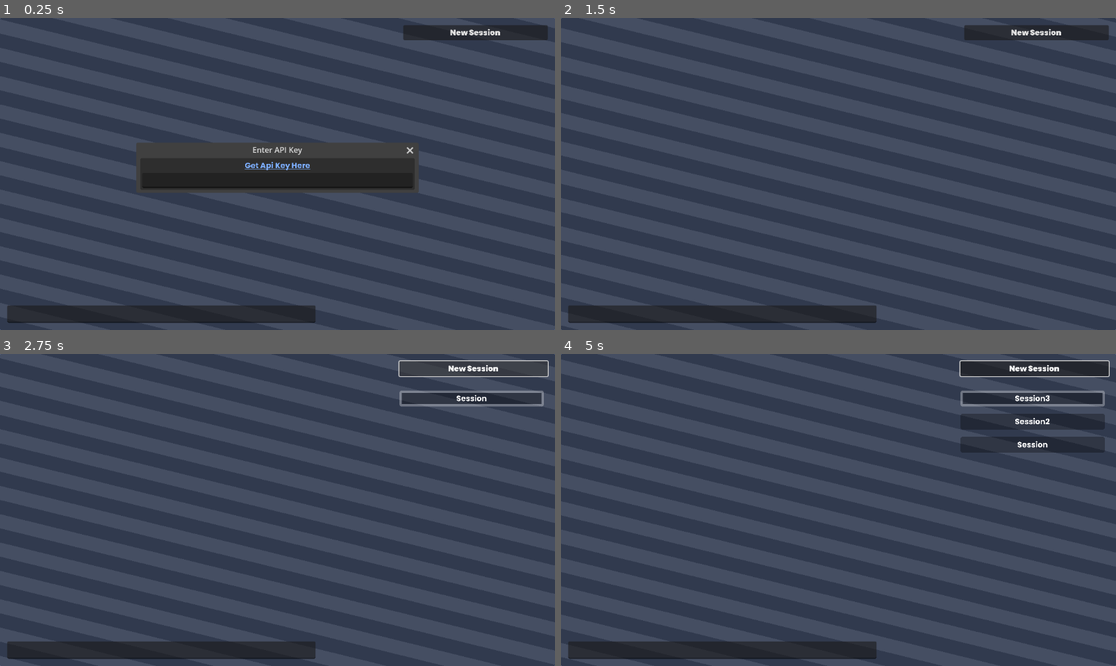
Above: before the commit, frames 1-4 (two rows, left to right).
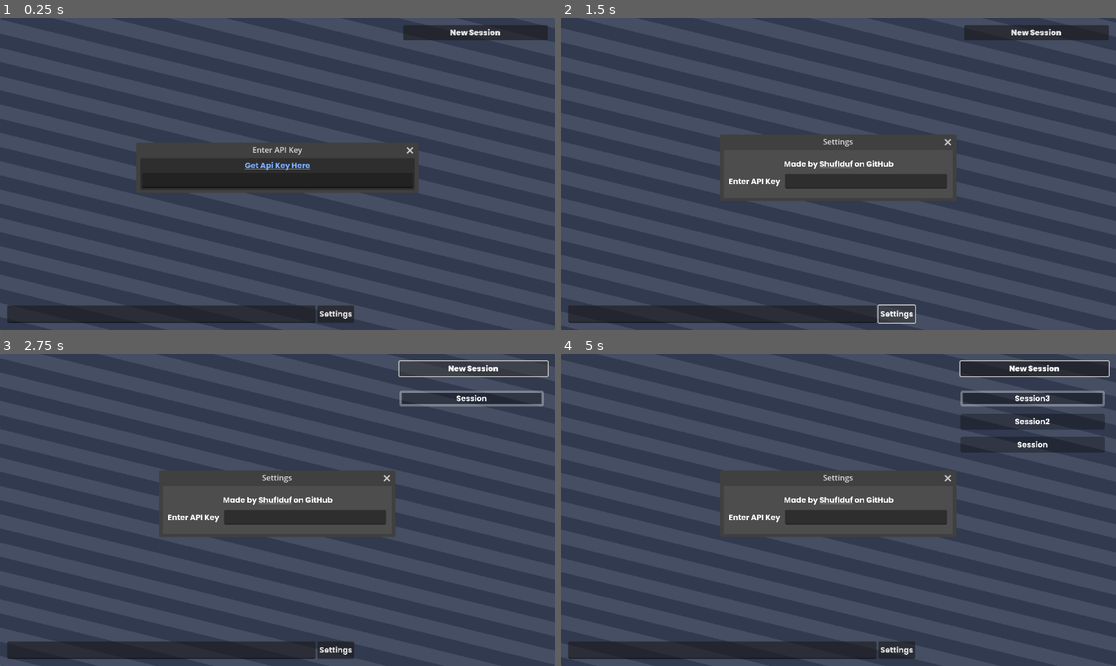
Above: after the commit, the same moments.

Repository: Shuflduf/Gemini-Chatbot
Game: Godot game, scene res://scenes/main.tscn
Two runs of this game, one before a commit and one after it. Both use one fixed random seed, a clock stepped at 60 frames per second and the inputs below. Before the commit the project starts from res://main.tscn.
Inputs (mouse positions are in pixels of both pictures, inside the frame that each line leads up to):
- Up to frame 1 (0.25 s): no input
- Up to frame 2 (1.5 s): click (838, 180) at 0.52 s; type "12" at 0.6 s; click (899, 314) at 1.25 s, where only the run after the commit has a clickable "Settings"
- Up to frame 3 (2.75 s): click "New Session" at 2 s
- Up to frame 4 (5 s): click "New Session" at 2.75 s; click "New Session" at 3.5 s; move the mouse to (1032, 397) at 4.27 s; click (1032, 397) at 4.42 s

The runs differ from the first frame. In frame 1, 0.3% of the frame differs, in the area x 57-64%, y 92-98%; in frame 2, 5.6%; in frame 3, 5.6%; in frame 4, 5.8%, in the area x 28-72%, y 37-98%.

Commit message:
file organization and settings

Diff:
--- a/project.godot
+++ b/project.godot
@@ -12,7 +12,7 @@
 
 config/name="Gemini-chatbot"
 config/version="1.0.0"
-run/main_scene="res://main.tscn"
+run/main_scene="res://scenes/main.tscn"
 config/use_custom_user_dir=true
 config/custom_user_dir_name="GeminiChatbot"
 config/features=PackedStringArray("4.2", "GL Compatibility")
--- a/save.json
+++ /dev/null
@@ -1,39 +0,0 @@
-{
-  "candidates": [
-	{
-	  "content": {
-		"parts": [
-		  {
-			"text": "Hello! How can I help you today? \n"
-		  }
-		],
-		"role": "model"
-	  },
-	  "finishReason": "STOP",
-	  "index": 0,
-	  "safetyRatings": [
-		{
-		  "category": "HARM_CATEGORY_SEXUALLY_EXPLICIT",
-		  "probability": "NEGLIGIBLE"
-		},
-		{
-		  "category": "HARM_CATEGORY_HATE_SPEECH",
-		  "probability": "NEGLIGIBLE"
-		},
-		{
-		  "category": "HARM_CATEGORY_HARASSMENT",
-		  "probability": "NEGLIGIBLE"
-		},
-		{
-		  "category": "HARM_CATEGORY_DANGEROUS_CONTENT",
-		  "probability": "NEGLIGIBLE"
-		}
-	  ]
-	}
-  ],
-  "usageMetadata": {
-	"promptTokenCount": 24,
-	"candidatesTokenCount": 10,
-	"totalTokenCount": 34
-  }
-}
--- a/main.tscn
+++ b/scenes/main.tscn
@@ -1,13 +1,13 @@
 [gd_scene load_steps=12 format=3 uid="uid://rdkn0t7jppmy"]
 
-[ext_resource type="Script" path="res://main.gd" id="1_w5wk0"]
-[ext_resource type="Script" path="res://secrets.gd" id="2_2qk1t"]
-[ext_resource type="PackedScene" uid="uid://biydpo1sbys8r" path="res://message.tscn" id="3_4a3wp"]
+[ext_resource type="Script" path="res://scripts/main.gd" id="1_w5wk0"]
+[ext_resource type="Script" path="res://scripts/secrets.gd" id="2_2qk1t"]
+[ext_resource type="PackedScene" uid="uid://biydpo1sbys8r" path="res://scenes/message.tscn" id="3_4a3wp"]
 [ext_resource type="FontFile" uid="uid://dr4ky20okhwgl" path="res://assets/fonts/Normal.ttf" id="4_m0urx"]
-[ext_resource type="PackedScene" uid="uid://b0srqe8c5pob6" path="res://session.tscn" id="4_qolas"]
-[ext_resource type="Script" path="res://MDtoBB.gd" id="4_utbt8"]
+[ext_resource type="PackedScene" uid="uid://b0srqe8c5pob6" path="res://scenes/session.tscn" id="4_qolas"]
+[ext_resource type="Script" path="res://scripts/MDtoBB.gd" id="4_utbt8"]
 [ext_resource type="FontFile" uid="uid://ckwie38c0g5xw" path="res://assets/fonts/Bold.ttf" id="7_t2few"]
-[ext_resource type="Shader" path="res://main.gdshader" id="8_06orj"]
+[ext_resource type="Shader" path="res://scenes/main.gdshader" id="8_06orj"]
 
 [sub_resource type="Resource" id="Resource_wju3u"]
 script = ExtResource("2_2qk1t")
@@ -61,8 +61,8 @@
 anchor_bottom = 1.0
 offset_left = 4.0
 offset_top = 4.0
-offset_right = 566.0
-offset_bottom = 62.0
+offset_right = -4.0
+offset_bottom = -4.0
 grow_horizontal = 2
 grow_vertical = 2
 
@@ -122,7 +122,10 @@
 theme_override_constants/separation = 15
 alignment = 2
 
-[node name="LineEdit" type="LineEdit" parent="Control/MainBody/VBoxContainer"]
+[node name="HBoxContainer" type="HBoxContainer" parent="Control/MainBody/VBoxContainer"]
+layout_mode = 2
+
+[node name="LineEdit" type="LineEdit" parent="Control/MainBody/VBoxContainer/HBoxContainer"]
 unique_name_in_owner = true
 custom_minimum_size = Vector2(640, 0)
 layout_mode = 2
@@ -130,6 +133,11 @@
 size_flags_vertical = 8
 theme_override_fonts/font = ExtResource("4_m0urx")
 theme_override_font_sizes/font_size = 20
+
+[node name="OpenSettings" type="Button" parent="Control/MainBody/VBoxContainer/HBoxContainer"]
+layout_mode = 2
+theme_override_fonts/font = ExtResource("4_m0urx")
+text = "Settings"
 
 [node name="MarginContainer" type="MarginContainer" parent="Control"]
 layout_mode = 2
@@ -161,6 +169,47 @@
 [node name="Session" parent="Control/MarginContainer/VBoxContainer/ScrollContainer/Sessions" instance=ExtResource("4_qolas")]
 layout_mode = 2
 
+[node name="Info" type="Window" parent="Control"]
+title = "Settings"
+initial_position = 1
+size = Vector2i(475, 100)
+visible = false
+
+[node name="VBoxContainer" type="VBoxContainer" parent="Control/Info"]
+anchors_preset = 15
+anchor_right = 1.0
+anchor_bottom = 1.0
+grow_horizontal = 2
+grow_vertical = 2
+theme_override_constants/separation = 10
+alignment = 1
+
+[node name="RichTextLabel" type="RichTextLabel" parent="Control/Info/VBoxContainer"]
+layout_mode = 2
+size_flags_vertical = 4
+theme_override_fonts/normal_font = ExtResource("4_m0urx")
+bbcode_enabled = true
+text = "[center] Made by [url=https://github.com/Shuflduf/Gemini-Chatbot]Shuflduf[/url] on GitHub[/center]"
+fit_content = true
+
+[node name="HBoxContainer" type="HBoxContainer" parent="Control/Info/VBoxContainer"]
+layout_mode = 2
+size_flags_vertical = 4
+alignment = 1
+
+[node name="Label" type="Label" parent="Control/Info/VBoxContainer/HBoxContainer"]
+layout_mode = 2
+theme_override_fonts/font = ExtResource("4_m0urx")
+text = "Enter API Key  "
+
+[node name="SettingsLineEdit" type="LineEdit" parent="Control/Info/VBoxContainer/HBoxContainer"]
+custom_minimum_size = Vector2(336.275, 0)
+layout_mode = 2
+size_flags_horizontal = 4
+size_flags_vertical = 4
+theme_override_fonts/font = ExtResource("4_m0urx")
+secret = true
+
 [node name="Colour" type="Panel" parent="."]
 modulate = Color(0.3843, 0.45201, 0.61, 1)
 z_index = -100
@@ -186,5 +235,9 @@
 
 [connection signal="text_submitted" from="Control/ApiKeyPopup/VBoxContainer/APILineEdit" to="Control" method="_on_api_line_edit_text_submitted"]
 [connection signal="request_completed" from="Control/HTTPRequest" to="Control" method="_on_http_request_request_completed"]
-[connection signal="text_submitted" from="Control/MainBody/VBoxContainer/LineEdit" to="Control" method="_on_line_edit_text_submitted"]
+[connection signal="text_submitted" from="Control/MainBody/VBoxContainer/HBoxContainer/LineEdit" to="Control" method="_on_line_edit_text_submitted"]
+[connection signal="pressed" from="Control/MainBody/VBoxContainer/HBoxContainer/OpenSettings" to="Control" method="_on_open_settings_pressed"]
 [connection signal="pressed" from="Control/MarginContainer/VBoxContainer/NewSession" to="Control" method="_on_new_session_pressed"]
+[connection signal="close_requested" from="Control/Info" to="Control" method="_on_info_close_requested"]
+[connection signal="meta_clicked" from="Control/Info/VBoxContainer/RichTextLabel" to="Control" method="_on_rich_text_label_meta_clicked"]
+[connection signal="text_submitted" from="Control/Info/VBoxContainer/HBoxContainer/SettingsLineEdit" to="Control" method="_on_settings_line_edit_text_submitted"]
--- a/message.tscn
+++ b/scenes/message.tscn
@@ -1,6 +1,6 @@
 [gd_scene load_steps=9 format=3 uid="uid://biydpo1sbys8r"]
 
-[ext_resource type="Script" path="res://message.gd" id="1_5p3jy"]
+[ext_resource type="Script" path="res://scripts/message.gd" id="1_5p3jy"]
 [ext_resource type="FontFile" uid="uid://dr4ky20okhwgl" path="res://assets/fonts/Normal.ttf" id="2_eaara"]
 [ext_resource type="FontFile" uid="uid://ckwie38c0g5xw" path="res://assets/fonts/Bold.ttf" id="3_5futn"]
 [ext_resource type="FontFile" uid="uid://bst7ji88pe3jw" path="res://assets/fonts/Italic.ttf" id="4_tfpyr"]
--- a/session.tscn
+++ b/scenes/session.tscn
@@ -1,6 +1,6 @@
 [gd_scene load_steps=4 format=3 uid="uid://b0srqe8c5pob6"]
 
-[ext_resource type="Script" path="res://session.gd" id="1_61g11"]
+[ext_resource type="Script" path="res://scripts/session.gd" id="1_61g11"]
 [ext_resource type="FontFile" uid="uid://dr4ky20okhwgl" path="res://assets/fonts/Normal.ttf" id="2_fmlw5"]
 
 [sub_resource type="StyleBoxFlat" id="StyleBoxFlat_pqcq6"]
--- a/main.gd
+++ b/scripts/main.gd
@@ -34,6 +34,14 @@
 	FileAccess.open("user://key", FileAccess.WRITE).store_string(new_text)
 	$ApiKeyPopup.hide()
 
+func _on_settings_line_edit_text_submitted(new_text: String) -> void:
+	if new_text.is_empty():
+		return
+
+	secrets = Secrets.new()
+	secrets.api_key = new_text
+	FileAccess.open("user://key", FileAccess.WRITE).store_string(new_text)
+	$Info.hide()
 
 func add_sessions() -> void:
 	for i in sessions.get_children():
@@ -166,7 +174,7 @@
 
 func _on_http_request_request_completed(_r, _r_code, _h, body: PackedByteArray) -> void:
 	var data: Dictionary = JSON.parse_string(body.get_string_from_utf8())
-	FileAccess.open("save.json", FileAccess.WRITE).store_buffer(body)
+	#FileAccess.open("save.json", FileAccess.WRITE).store_buffer(body)
 
 	if data.has("error"):
 		response_text = \
@@ -203,3 +211,16 @@
 	select_session(0)
 	connect_sessions()
 	replace_all_messages(0)
+
+
+func _on_open_settings_pressed() -> void:
+	$Info/VBoxContainer/HBoxContainer/SettingsLineEdit.text = ""
+	$Info.show()
+
+
+func _on_info_close_requested() -> void:
+	$Info.hide()
+
+
+func _on_rich_text_label_meta_clicked(meta: Variant) -> void:
+	OS.shell_open(str(meta))
Renamed: main.gdshader -> scenes/main.gdshader
Renamed: MDtoBB.gd -> scripts/MDtoBB.gd
Renamed: message.gd -> scripts/message.gd
Renamed: secrets.gd -> scripts/secrets.gd
Renamed: session.gd -> scripts/session.gd
